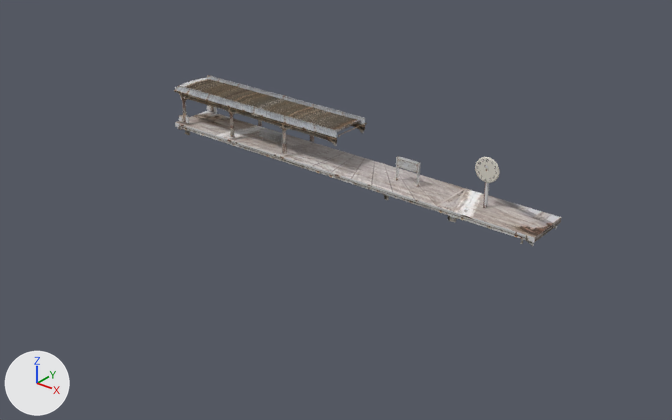
A saved change to the glTF model public/assets/models/wasteland/rail/whites.glb.
Both versions are drawn from a 50 mm lens placed at (36.5, -46.7, 25.9), pointed at (0.6, -1.9, -1.9). The axes (+X, +Y, +Z) are drawn at lower left. The lights are the same throughout. The older version comes first.

Script lines for the objects in view, before the commit:
```python
me_works_platform = bpy.data.meshes.new('works-platform')
me_works_platform.from_pydata(...)  # 1326 vertices, 1970 faces; spans x -15.3..15.3, y -1.7..1.7, z -0.1..4.1
# faces by material slot: [1568, 18, 384]
me_works_platform.materials.append(mat_photo___whites_platform_side)  # picture img_whites_platform_side
me_works_platform.materials.append(mat_photo___whites_platform_end)  # picture img_whites_platform_end
me_works_platform.materials.append(mat_photo___whites_clock)  # picture img_whites_clock
ob_works_platform = bpy.data.objects.new('works-platform', me_works_platform)
ob_works_platform.location = (0.0, 0.0, 0.0)
```
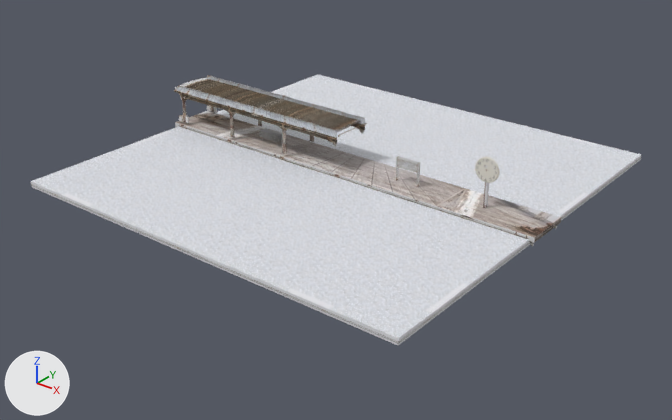
Commit message: Add Whites salt pan

Diff of the bpy script that builds the scene:
```diff
--- a/public/assets/models/wasteland/rail/whites.glb.py
+++ b/public/assets/models/wasteland/rail/whites.glb.py
@@ img_town_tile___sand @@
+img_town_tile___sand = load_image('Town tile / sand', '_unpacked/Town_tile___sand', 512, 512, 'sRGB')
@@ img_whites_salt_wall @@
+img_whites_salt_wall = load_image('whites-salt-wall', '_unpacked/whites-salt-wall', 1024, 341, 'sRGB')
@@ mat_town___sand @@
+mat_town___sand = principled_material('Town / sand')
+mat_town___sand.texture = img_town_tile___sand
+mat_town___sand.roughness = 0.88
@@ mat_photo___whites_salt_wall @@
+mat_photo___whites_salt_wall = principled_material('Photo / whites-salt-wall')
+mat_photo___whites_salt_wall.texture = img_whites_salt_wall
+mat_photo___whites_salt_wall.roughness = 0.9
@@ me_salt_pan_cracked_crust @@
+me_salt_pan_cracked_crust.from_pydata(...)  # 6561 vertices, 12800 faces; spans x -15.0..15.0, y -15.0..15.0, z 0.4
+me_salt_pan_cracked_crust.materials.append(mat_town___sand)  # picture img_town_tile___sand
@@ me_salt_pan @@
+me_salt_pan.from_pydata(...)  # 24 vertices, 24 faces; spans x -15.0..15.0, y -15.0..15.0, z 0.0..0.4
+me_salt_pan.materials.append(mat_photo___whites_salt_wall)  # picture img_whites_salt_wall
@@ ob_salt_pan_crust @@
+ob_salt_pan_crust = bpy.data.objects.new('salt-pan-crust', me_salt_pan_cracked_crust)
+ob_salt_pan_crust.location = (0.0, 0.0, 0.0)
@@ ob_salt_pan @@
+ob_salt_pan = bpy.data.objects.new('salt-pan', me_salt_pan)
+ob_salt_pan.location = (0.0, 0.0, 0.0)
```

Where the change shows, as pixel boxes [x1, y1, x2, y2] in the pictures (672 x 420 px):
'salt-pan-crust', added
    after: [31, 75, 641, 339]
'salt-pan', added
    after: [31, 83, 641, 345]
